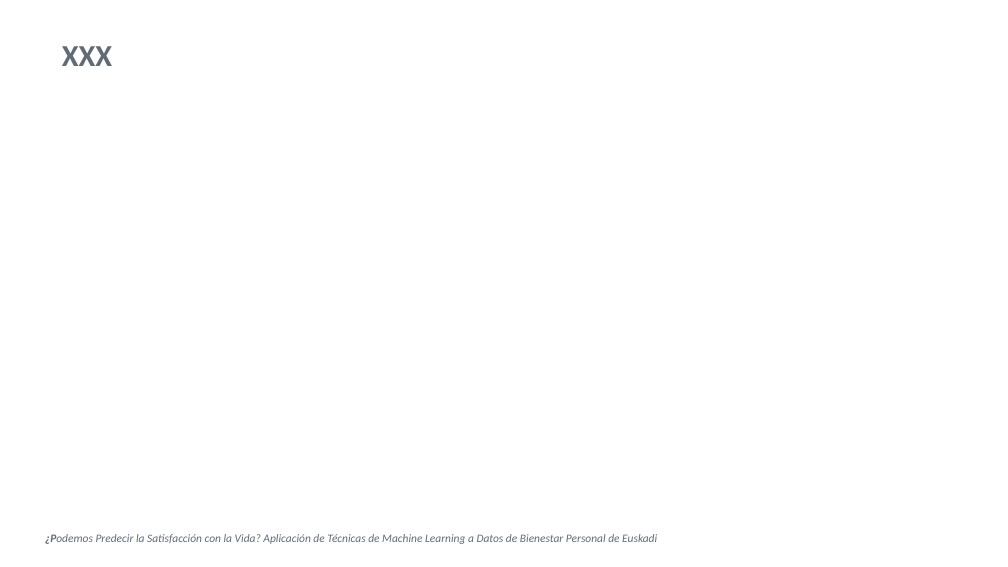
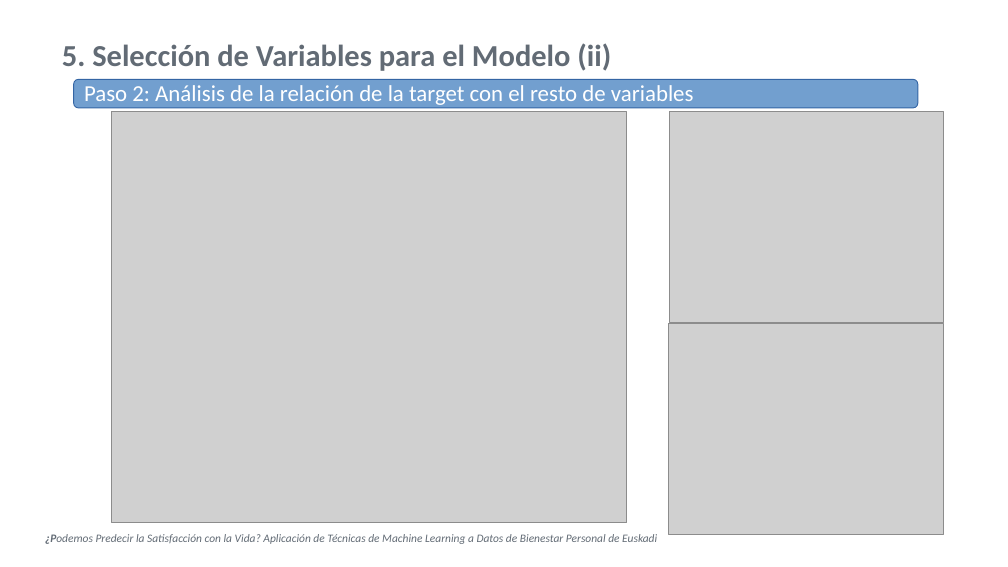
Before and after one commit to Leire2026/Proyecto_Machine_Learning, a slide deck: slide 10 of Proyecto_Final_ML/6_Docs/Presentacion_Tecnica_Proyecto_ML.ppt (slide 5 before the commit). Drawn at 1008x567 pixels with LibreOffice and Linux fonts; fonts in the diff are those of the drawing; grey boxes stand for pictures; background and template pictures are left out. Boxes give left, top, right and bottom in pixels: in the first picture for what was removed or moved away, otherwise in the second. Text is boxed around its words. In the diff, an @@ line names an element or a change of style, - is before the commit and + after.

```diff
--- a/Proyecto_Final_ML/6_Docs/Presentacion_Tecnica_Proyecto_ML.ppt
+++ b/Proyecto_Final_ML/6_Docs/Presentacion_Tecnica_Proyecto_ML.ppt
@@ text at (62, 43, 611, 71): text changed @@
-XXX
+5. Selección de Variables para el Modelo (ii)
@@ rounded rectangle added at (74, 80, 918, 108), fill #729FCF, outline #3465A4 0.74 pt, 18 pt, text #FFFFFF @@
+Paso 2: Análisis de la relación de la target con el resto de variables
@@ picture added at (112, 112, 627, 523) @@
@@ picture added at (670, 112, 944, 323) @@
@@ picture added at (670, 324, 944, 535) @@
```
Also in this commit, not shown: 5 other slides changed, 8 slides added, 4 other files.
